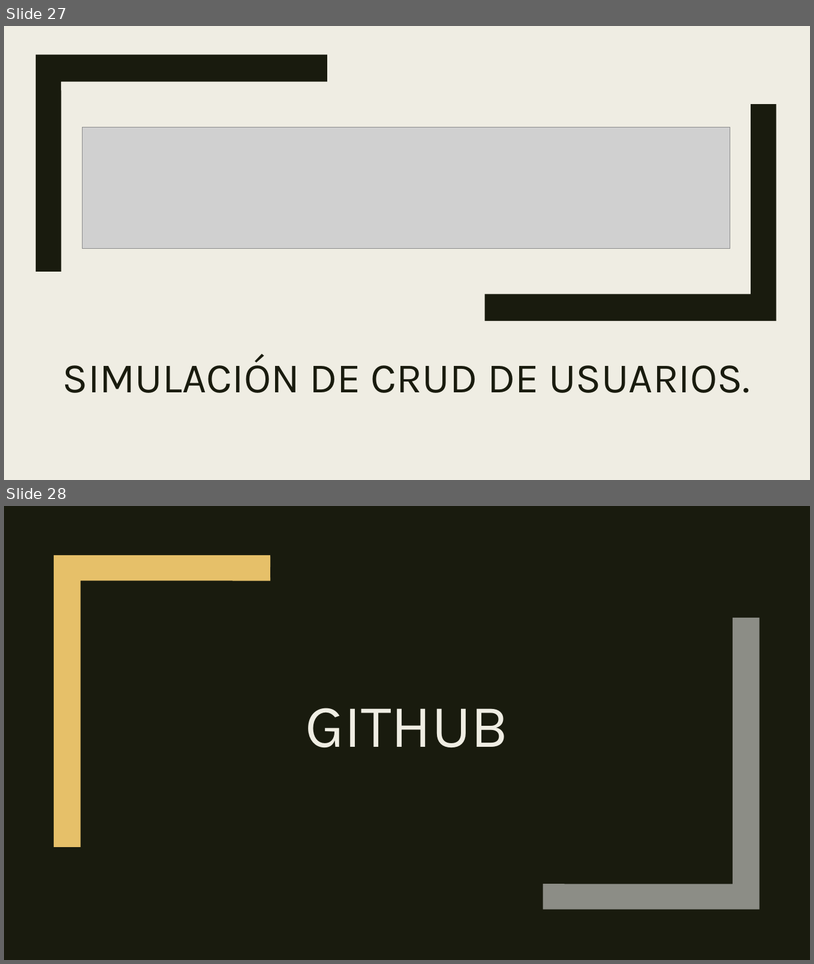
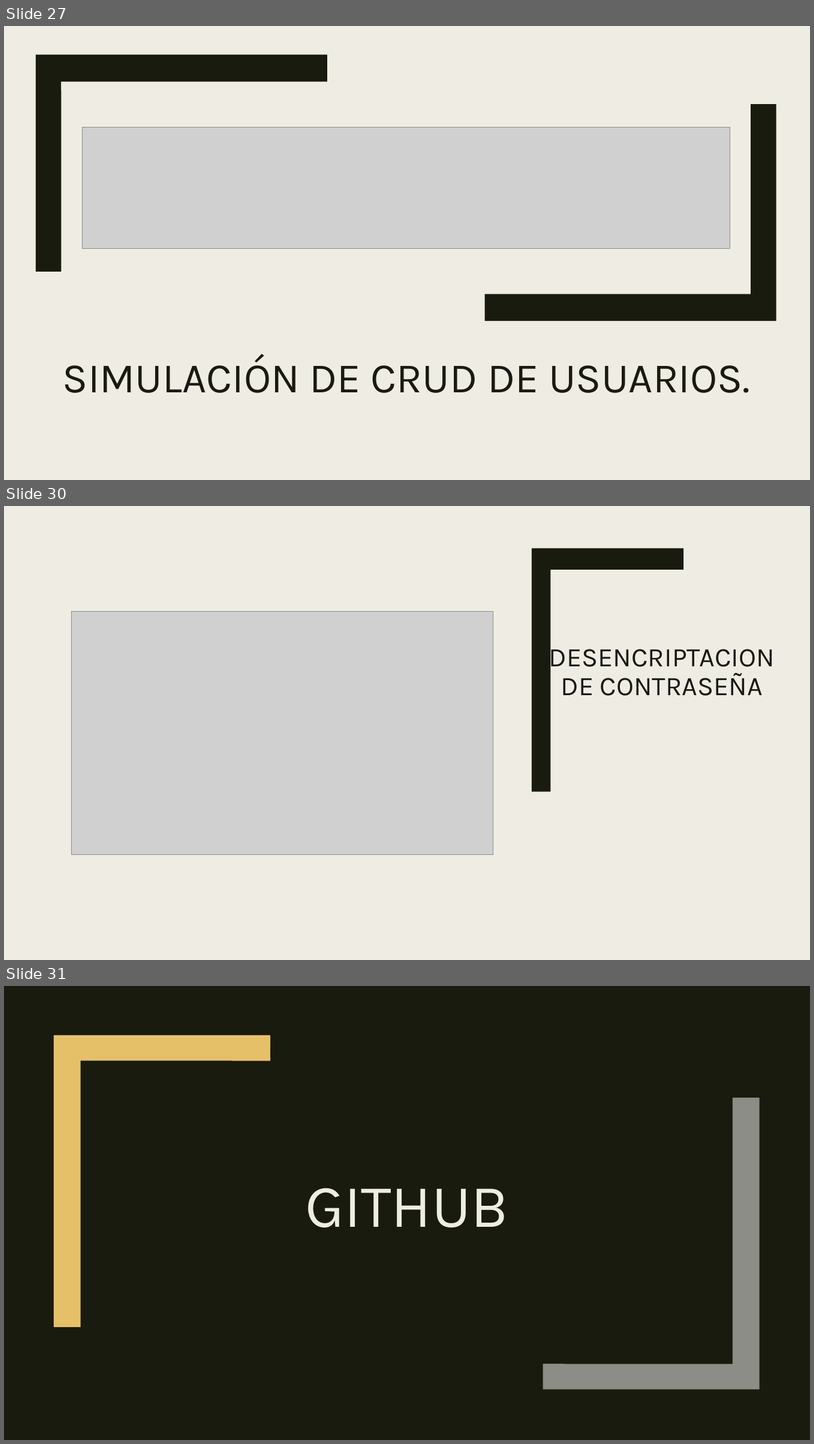
Before and after one commit to Helinks/SI-DLYTime, a slide deck: 3-Trimestre/DLYTimeDB.pptx. Shown one above the other, each under a label of ours: slides 27 and 28 before the commit, slides 27, 30 and 31 after it; the slides between them are not shown. The pictures are 814x964 and 814x1444 pixels, drawn with LibreOffice and Linux fonts; fonts in the diff are those of the drawing; grey boxes stand for pictures. Boxes give left, top, right and bottom in pixels: in the first picture for what was removed or moved away, otherwise in the second. Text is boxed around its words. In the diff, an @@ line names an element or a change of style, - is before the commit and + after.

```diff
--- a/3-Trimestre/DLYTimeDB.pptx
+++ b/3-Trimestre/DLYTimeDB.pptx
@@ slide 30 added at bbox=[4, 506, 810, 960], background #EFEDE3; not listed: 1 template element that a slide beside it also shows @@
@@ rectangle added at bbox=[4, 506, 810, 960], fill #EFEDE3 @@
@@ freeform shape added at bbox=[532, 549, 684, 792], fill #191B0E @@
@@ picture added at bbox=[71, 611, 494, 855] @@
@@ title added at bbox=[549, 642, 775, 696], 32 pt, text #191B0E @@
+DESENCRIPTACION DE CONTRASEÑA
@@ what was slide 28 is now slide 31 @@
```
Also in this commit, not shown: 6 slides changed, 10 other slides added, 7 slides removed.
